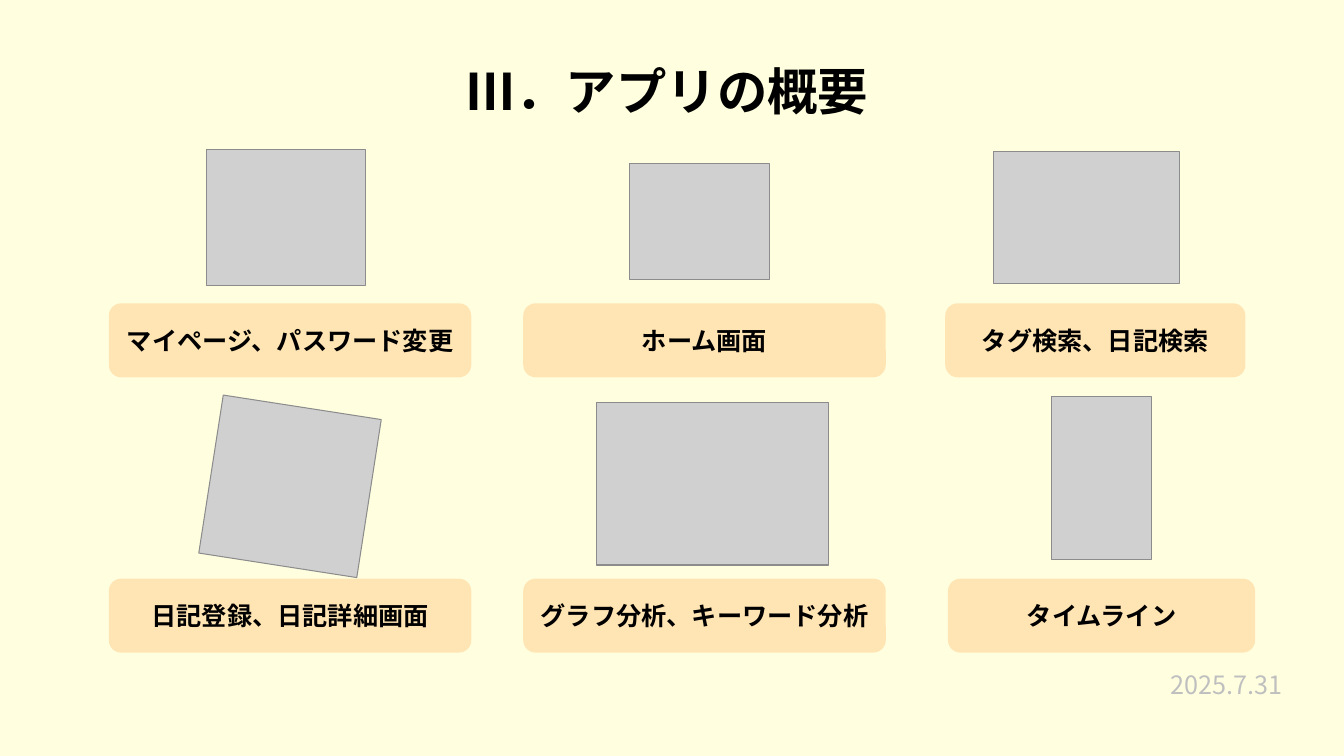
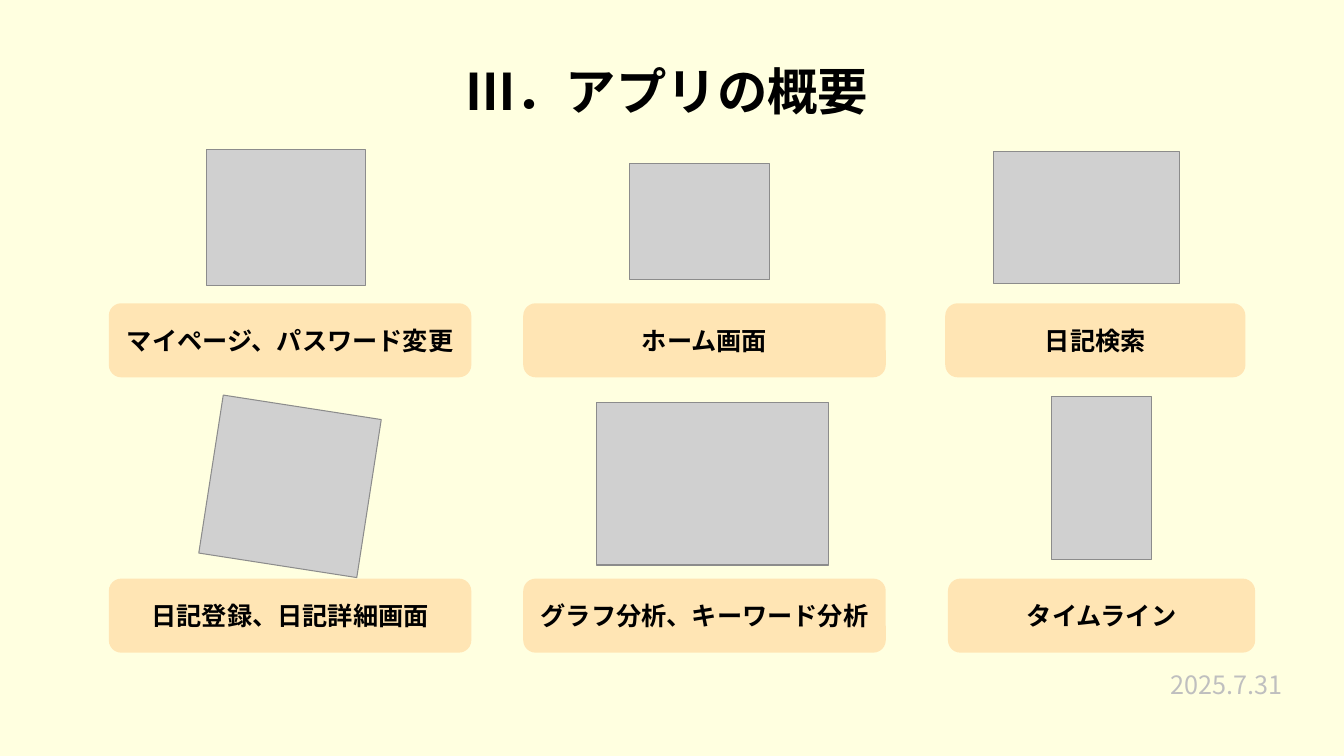
Before and after one commit to plusdojo2025/a2-7, a slide deck: slide 5 of 発表準備/7月成果発表会.pptx. Drawn at 1344x756 pixels with LibreOffice and Linux fonts; fonts in the diff are those of the drawing; grey boxes stand for pictures. Boxes give left, top, right and bottom in pixels: in the first picture for what was removed or moved away, otherwise in the second. Text is boxed around its words. In the diff, an @@ line names an element or a change of style, - is before the commit and + after.

```diff
--- a/発表準備/7月成果発表会.pptx
+++ b/発表準備/7月成果発表会.pptx
@@ text in rounded rectangle at [1045,328,1146,353]: text changed @@
-タグ検索、日記検索
+日記検索
```
Also in this commit, not shown: 1 other slide changed.
